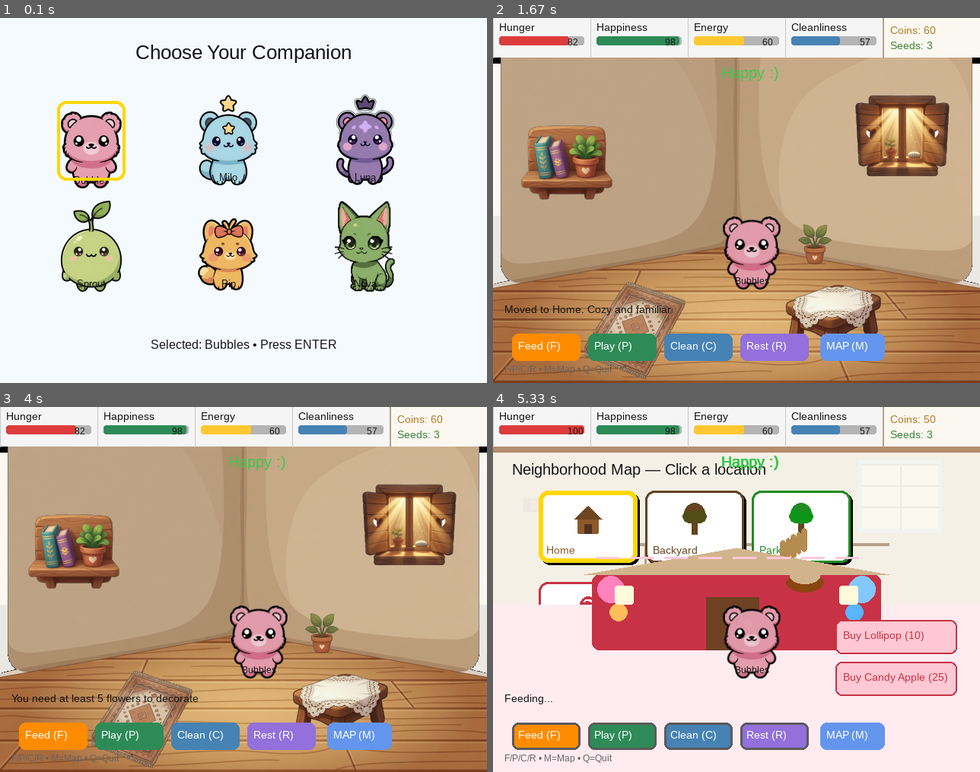
Above: before the commit, frames 1-4 (two rows, left to right).
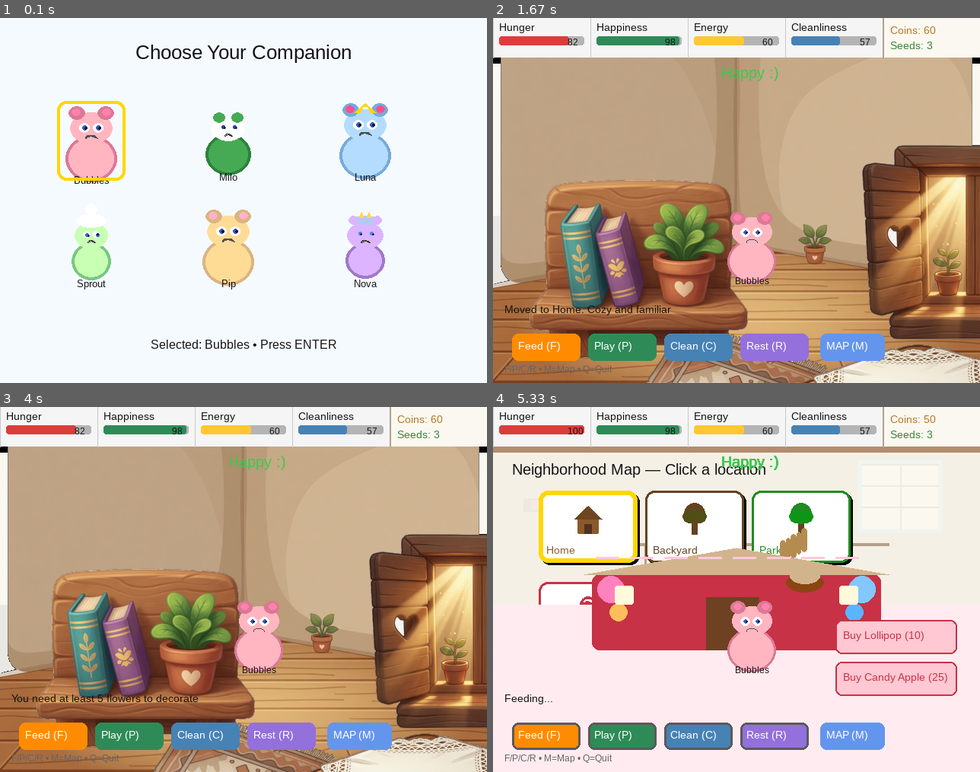
Above: after the commit, the same moments.

Repository: nickamis606/ourworld
Game: pygame game, started from main_pygame.py
Same seed, same stepped clock (60 frames per second), same inputs: the game is played once before the commit and once after it.
Inputs (mouse positions are in pixels of both pictures, inside the frame that each line leads up to):
- Up to frame 1 (0.1 s): no input
- Up to frame 2 (1.67 s): tap Enter at 0.33, 1.33 s; click "MAP (M)" at 0.72 s; click (585, 145) at 1.05 s
- Up to frame 3 (4 s): click (165, 469) at 3.72 s
- Up to frame 4 (5.33 s): click "MAP (M)" at 4.05 s; click (580, 626) at 4.38 s; click "Buy Lollipop (10)" at 4.72 s

The runs differ from the first frame. In frame 1, 13% of the frame differs, in the area x 12-82%, y 20-75%; in frame 2, 40%, in the area x 5-100%, y 21-100%; in frame 3, 40%; in frame 4, 1.9%.

Commit message:
fix: auto-center pet PNG content + fix layer loading without base image
- PetSprite._center_content(): find non-transparent pixel bounding box
  and reposition content so its centre aligns with the image centre.
  Fixes offset/shifted appearance when loading 832x1248 PNGs.
- LocationBackground.load(): stop early-returning when base.png is
  missing. Layers now load even without a base image (fixes home
  location where only layers exist).
- LocationBackground.load(): scale layers by screen dimensions
  preserving aspect ratio instead of the old max_layer_height clamp.
- LocationBackground.draw(): draw base when present; procedural fill
  fallback when use_asset but no base; never early-return with return.
- LocationBackground._draw_procedural(): solid fill fallback per
  location type.

Diff:
--- a/sprites/location_background.py
+++ b/sprites/location_background.py
@@ -30,39 +30,45 @@
 
         base_path = os.path.join(self.assets_path, location, "base.png")
 
+        layers_dir = os.path.join(self.assets_path, location, "layers")
+        has_base = False
         if os.path.exists(base_path):
             try:
                 img = pygame.image.load(base_path).convert_alpha()
                 self.base_surface = pygame.transform.smoothscale(img, (self.width, self.height))
                 self.use_asset = True
+                has_base = True
             except Exception:
-                return
+                pass
 
-            layers_dir = os.path.join(self.assets_path, location, "layers")
-            if os.path.isdir(layers_dir):
-                for filename in os.listdir(layers_dir):
-                    if filename.lower().endswith(('.png', '.jpg', '.jpeg')):
-                        name = os.path.splitext(filename)[0]
+        has_layers = os.path.isdir(layers_dir)
+        if has_layers:
+            for filename in os.listdir(layers_dir):
+                if filename.lower().endswith(('.png', '.jpg', '.jpeg')):
+                    name = os.path.splitext(filename)[0]
 
-                        # These are handled conditionally elsewhere
-                        if name in ("decorations", "pot"):
-                            continue
+                    if name in ("decorations", "pot"):
+                        continue
 
-                        layer_path = os.path.join(layers_dir, filename)
-                        try:
-                            layer_img = pygame.image.load(layer_path).convert_alpha()
+                    layer_path = os.path.join(layers_dir, filename)
+                    try:
+                        layer_img = pygame.image.load(layer_path).convert_alpha()
 
-                            if layer_img.get_height() > self.max_layer_height:
-                                scale = self.max_layer_height / layer_img.get_height()
-                                new_width = int(layer_img.get_width() * scale)
-                                layer_img = pygame.transform.smoothscale(layer_img, (new_width, self.max_layer_height))
+                        # Scale to fit within the screen while preserving aspect ratio
+                        layer_w, layer_h = layer_img.get_size()
+                        scale_w = self.width / layer_w
+                        scale_h = self.height / layer_h
+                        scale = min(scale_w, scale_h, 1.0)  # never upscale
+                        new_w = int(layer_w * scale)
+                        new_h = int(layer_h * scale)
+                        layer_img = pygame.transform.smoothscale(layer_img, (new_w, new_h))
 
-                            self.layers[name] = {
-                                "surface": layer_img,
-                                "pos": self._get_home_position(name)
-                            }
-                        except Exception:
-                            pass
+                        self.layers[name] = {
+                            "surface": layer_img,
+                            "pos": self._get_home_position(name)
+                        }
+                    except Exception:
+                        pass
 
     def _get_home_position(self, name: str) -> Tuple[int, int]:
         positions = {
@@ -74,10 +80,11 @@
         return positions.get(name, (100, 200))
 
     def draw(self, surface: pygame.Surface):
-        if not self.use_asset or not self.base_surface:
-            return
-
-        surface.blit(self.base_surface, (0, 0))
+        if self.base_surface:
+            surface.blit(self.base_surface, (0, 0))
+        elif self.use_asset:
+            # Procedural fallback when no base image exists
+            self._draw_procedural(surface)
 
         order = ["rug", "table", "shelf", "window"]
         for name in order:
@@ -85,5 +92,12 @@
                 data = self.layers[name]
                 surface.blit(data["surface"], data["pos"])
 
+    def _draw_procedural(self, surface: pygame.Surface):
+        """Fill with a solid colour as procedural background fallback."""
+        if self.location == "home":
+            surface.fill((220, 200, 180))
+        else:
+            surface.fill((200, 220, 200))
+
     def has_asset(self) -> bool:
         return self.use_asset
--- a/sprites/pet_sprite.py
+++ b/sprites/pet_sprite.py
@@ -69,7 +69,13 @@
         self.current_action = None
 
     def _load_sprite(self) -> Optional[pygame.Surface]:
-        """Try to load a sprite from assets/pets/. Returns None if not found."""
+        """Try to load a sprite from assets/pets/ and auto-center the content.
+
+        Assets may have the pet offset from the center (e.g. 832×1248 PNGs).
+        We compute the bounding box of non-transparent pixels, center that
+        within a new surface, then scale to TARGET_HEIGHT so the drawn pet
+        appears correctly centred at rect.center.
+        """
         sprite_name = self.PET_SPRITE_NAMES.get(self.pet_id)
         if not sprite_name:
             return None
@@ -86,6 +92,9 @@
                 try:
                     img = pygame.image.load(str(path)).convert_alpha()
 
+                    # Auto-center content within the loaded image
+                    img = self._center_content(img)
+
                     # Normalize to consistent target height
                     if img.get_height() != self.TARGET_HEIGHT:
                         ratio = self.TARGET_HEIGHT / img.get_height()
@@ -100,6 +109,44 @@
 
         print(f"[PetSprite] WARNING: No sprite found for '{sprite_name}' (pet_id={self.pet_id})")
         return None
+
+    def _center_content(self, img: pygame.Surface) -> pygame.Surface:
+        """Reposition visible (non-transparent) content so its centre aligns with the image centre.
+
+        Returns a new surface of the same dimensions as the original.
+        """
+        data = img.tobytes()
+        w, h = img.get_size()
+
+        # Find bounding box of non-transparent pixels
+        min_x, max_x, min_y, max_y = w, 0, h, 0
+        for y in range(h):
+            row_offset = y * w * 4
+            for x in range(w):
+                a = data[row_offset + x * 4 + 3]
+                if a > 0:
+                    if x < min_x: min_x = x
+                    if x > max_x: max_x = x
+                    if y < min_y: min_y = y
+                    if y > max_y: max_y = y
+
+        # No visible content — return as-is
+        if max_x < min_x or max_y < min_y:
+            return img
+
+        content_w = max_x - min_x + 1
+        content_h = max_y - min_y + 1
+        # Create output surface same size, filled transparent
+        surface = pygame.Surface((w, h), pygame.SRCALPHA)
+
+        # Center the content box within the original frame
+        dst_x = (w - content_w) // 2
+        dst_y = (h - content_h) // 2
+
+        src_rect = pygame.Rect(min_x, min_y, content_w, content_h)
+        dst_rect = pygame.Rect(dst_x, dst_y, content_w, content_h)
+        surface.blit(img, dst_rect, src_rect)
+        return surface
 
     def set_position(self, x: int, y: int):
         self.rect.center = (x, y)
